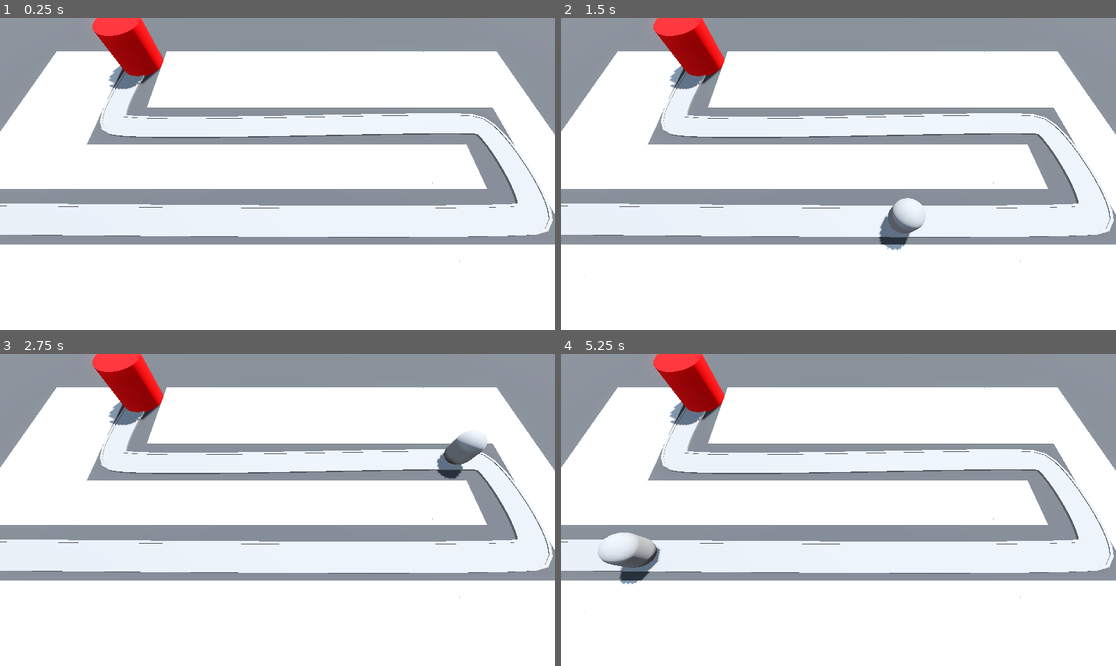
Above: before the commit, frames 1-4 (two rows, left to right).
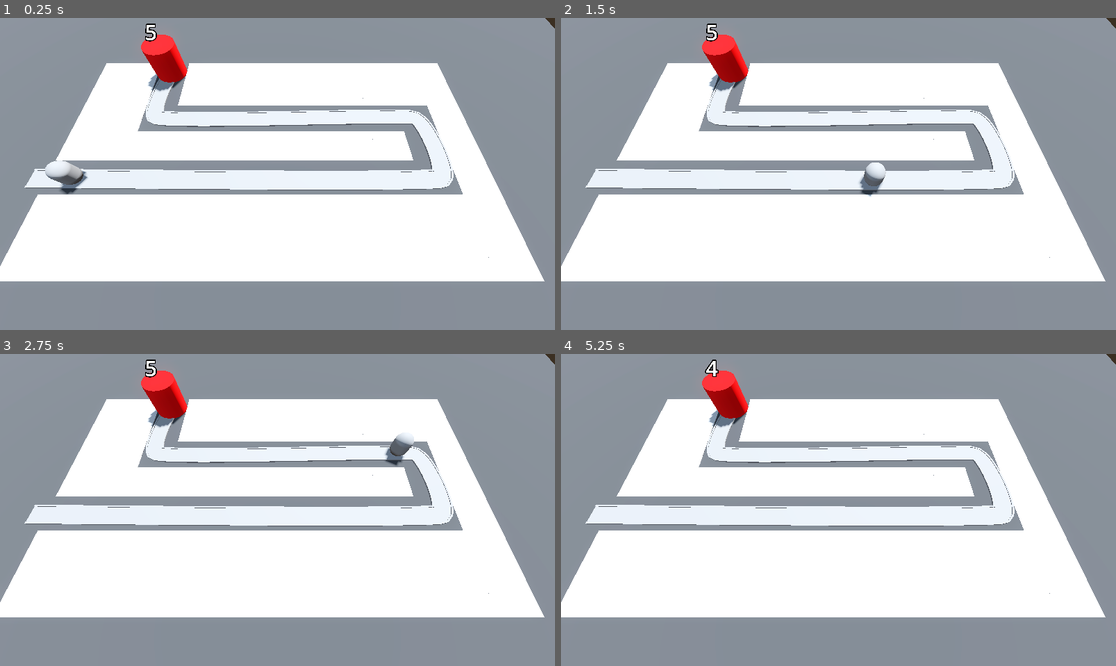
Above: after the commit, the same moments.

Repository: AhmadNasserx/tower-tiles
Game: Godot game, scene res://base_level.tscn
Same seed, same stepped clock (60 frames per second), same inputs: the game is played once before the commit and once after it.
Inputs:
- Up to frame 1 (0.25 s): no input
- Up to frame 2 (1.5 s): no input
- Up to frame 3 (2.75 s): no input
- Up to frame 4 (5.25 s): no input

The runs differ from the first frame. In frame 1, 45% of the frame differs, in the area x 0-100%, y 0-100%; in frame 2, 46%; in frame 3, 46%; in frame 4, 46%.

Commit message:
Health and labels

Diff:
--- a/Base/base.gd
+++ b/Base/base.gd
@@ -1,5 +1,12 @@
 extends Node3D
 
+@export var max_health:int = 5
+@onready var label_3d: Label3D = $Label3D
+
+
+func _ready() -> void:
+	label_3d.text = str(max_health)
 
 func take_damage() -> void:
-	print("damage dealt to base!")
+	max_health -= 1
+	label_3d.text = str(max_health)
--- a/Base/base.tscn
+++ b/Base/base.tscn
@@ -15,3 +15,10 @@
 height = 4.0
 sides = 32
 material = SubResource("StandardMaterial3D_bkne1")
+
+[node name="Label3D" type="Label3D" parent="."]
+transform = Transform3D(1, 0, 0, 0, 1, 0, 0, 0, 1, 0, 5.5, 0)
+billboard = 1
+text = "Starting Health"
+font_size = 500
+outline_size = 100
--- a/Enemy/enemy.gd
+++ b/Enemy/enemy.gd
@@ -9,3 +9,4 @@
 	progress += speed*delta
 	if progress_ratio >= 0.97:
 		base.take_damage()
+		queue_free()
--- a/base_level.tscn
+++ b/base_level.tscn
@@ -42,7 +42,7 @@
 material = SubResource("StandardMaterial3D_mewc3")
 
 [node name="Camera3D" type="Camera3D" parent="."]
-transform = Transform3D(1, 0, 0, 0, 0.422618, 0.906308, 0, -0.906308, 0.422618, 4.09425, 14.5, 9.5)
+transform = Transform3D(1, 0, 0, 0, 0.422618, 0.906308, 0, -0.906308, 0.422618, 4.8, 20, 15)
 
 [node name="GridMap" type="GridMap" parent="."]
 transform = Transform3D(1, 0, 0, 0, 1, 0, 0, 0, 1, 0, -1, 0)
